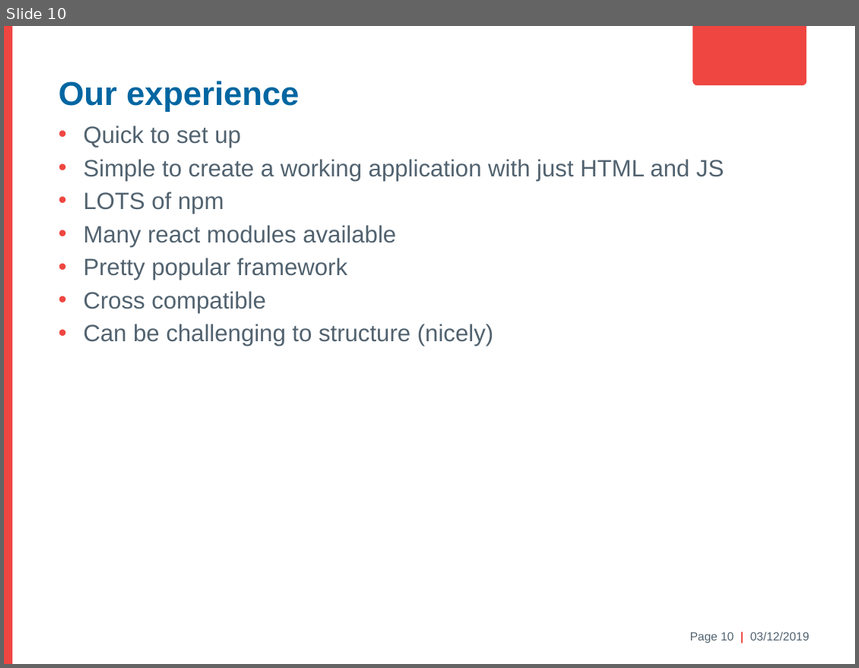
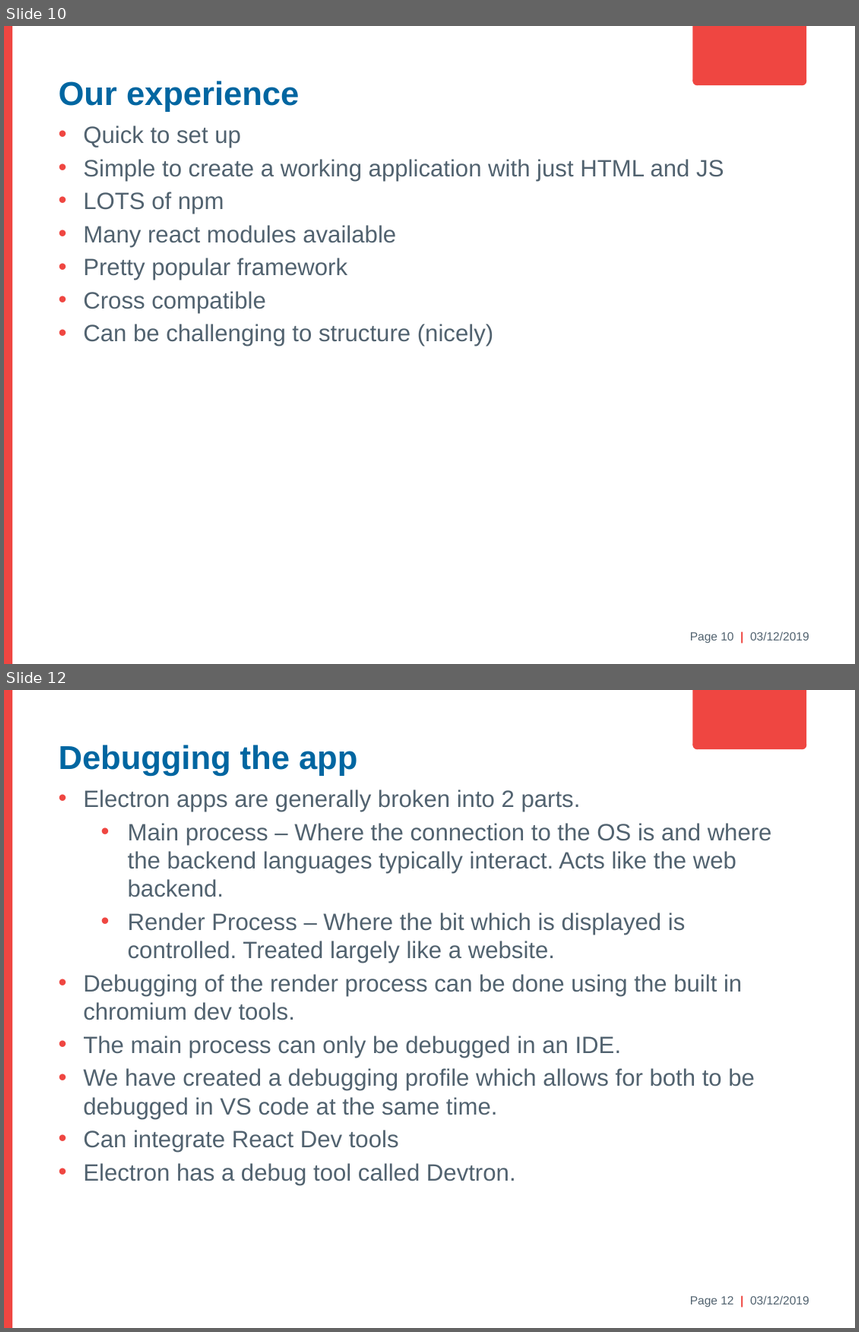
Before and after one commit to antonmaeso/HastingsPier, a slide deck: Electron Brownbag.pptx. Shown one above the other, each under a label of ours: slide 10 before the commit, slides 10 and 12 after it; the slides between them are not shown. The pictures are 859x668 and 859x1332 pixels, drawn with LibreOffice and Linux fonts; fonts in the diff are those of the drawing; background and template pictures are left out. Boxes give left, top, right and bottom in pixels: in the first picture for what was removed or moved away, otherwise in the second. Text is boxed around its words. In the diff, an @@ line names an element or a change of style, - is before the commit and + after.

```diff
--- a/Electron Brownbag.pptx
+++ b/Electron Brownbag.pptx
@@ slide 12 added at (4, 690, 855, 1328), background #FFFFFF; not listed: 6 template elements that a slide beside it also shows @@
@@ text added at (59, 745, 357, 776), 28 pt, text #0066A1, bold @@
+Debugging the app
@@ text added at (83, 790, 772, 1186), 20 pt, text #51626F @@
+• Electron apps are generally broken into 2 parts.
+  • Main process – Where the connection to the OS is and where the backend languages typically interact. Acts like the web backend.
+  • Render Process – Where the bit which is displayed is controlled. Treated largely like a website.
+• Debugging of the render process can be done using the built in chromium dev tools.
+• The main process can only be debugged in an IDE.
+• We have created a debugging profile which allows for both to be debugged in VS code at the same time.
+• Can integrate React Dev tools
+• Electron has a debug tool called Devtron.
```
Also in this commit, not shown: 2 slides changed, 5 other files.
